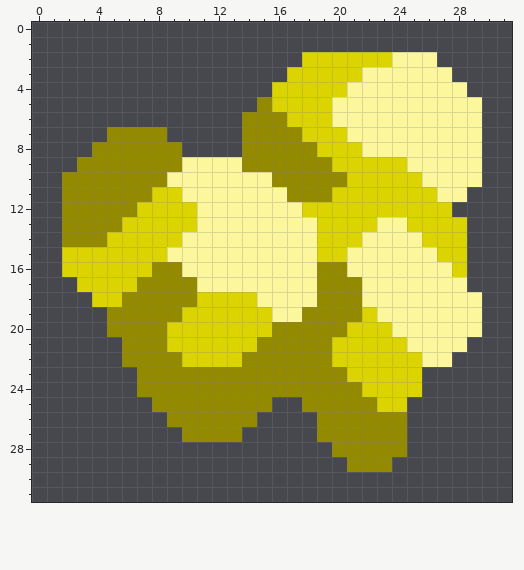
Pixel-art sprite: sprites/liquids/ichor.png. That is the earlier state.
The file is 32x32 pixels.
The same view after the edit:
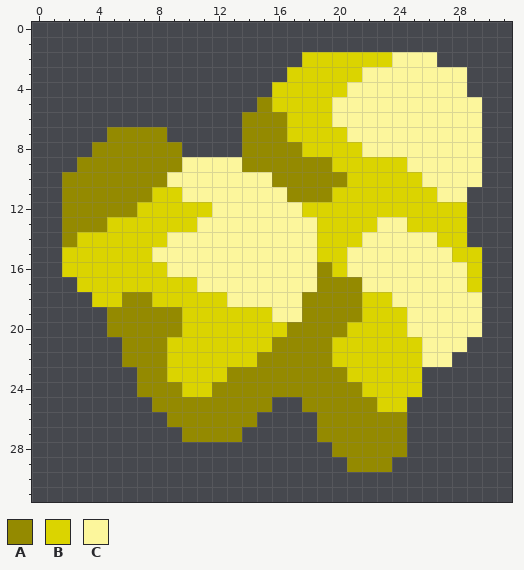
Palette (. is transparent): A #948a00  B #dbd400  C #fcf69c
Diff:
The edit turns colour B into colour A in row 20 at x 9.
The edit turns colour C into colour A in row 18 at x 18.
There is now colour B in row 12 at x 28; in rows 15 to 17 at x 29.
The edit turns colour A into colour B in row 7 at x 17; in row 8 at x 18; in row 13 at x 5; in row 14 at x 3 to 4; in row 16 at x 8 and 20; in row 17 at x 7 to 10.
The edit turns colour A into colour B in row 18 at x 8 to 10; in row 20 at x 16; in row 21 at x 15; in row 22 at x 9 and 14; in row 23 at x 9 to 12; in row 24 at x 10 to 11.
The edit turns colour C into colour B in row 12 at x 11; in row 18 at x 22 to 23; in row 19 at x 23 to 24; in row 20 at x 24; in row 21 at x 25.
There is now colour C in row 3 at x 28.
The edit turns colour A into colour C in row 16 at x 9.
The edit turns colour B into colour C in row 14 at x 9 and 26; in row 15 at x 8 and 27; in row 16 at x 28; in row 18 at x 13 to 14.
Changed places in both pictures, as pixel boxes (x1, y1, x2, y2):
added: (452, 67, 467, 82)
changed: (287, 127, 317, 157)
changed: (77, 202, 482, 397)
